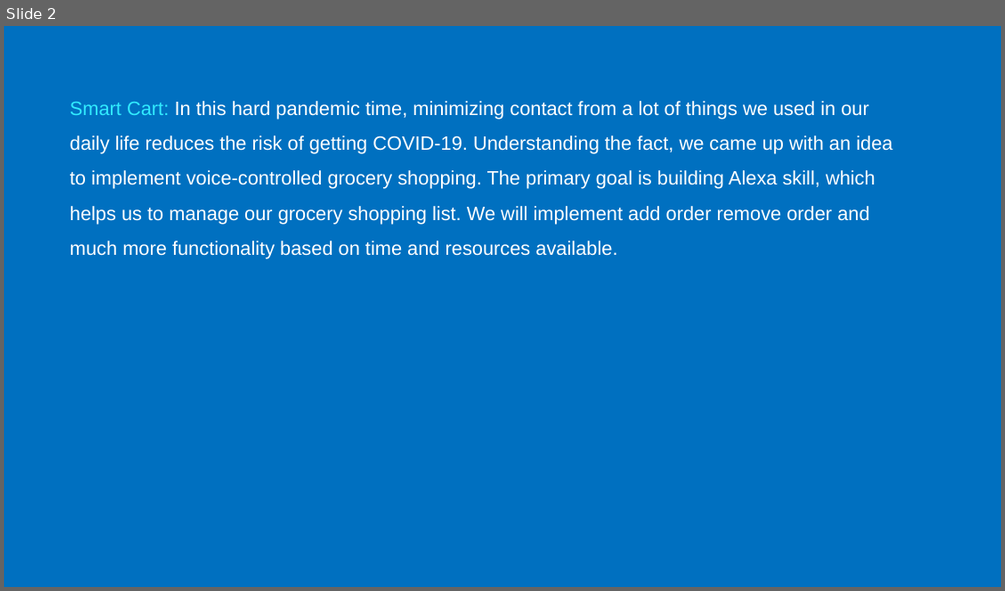
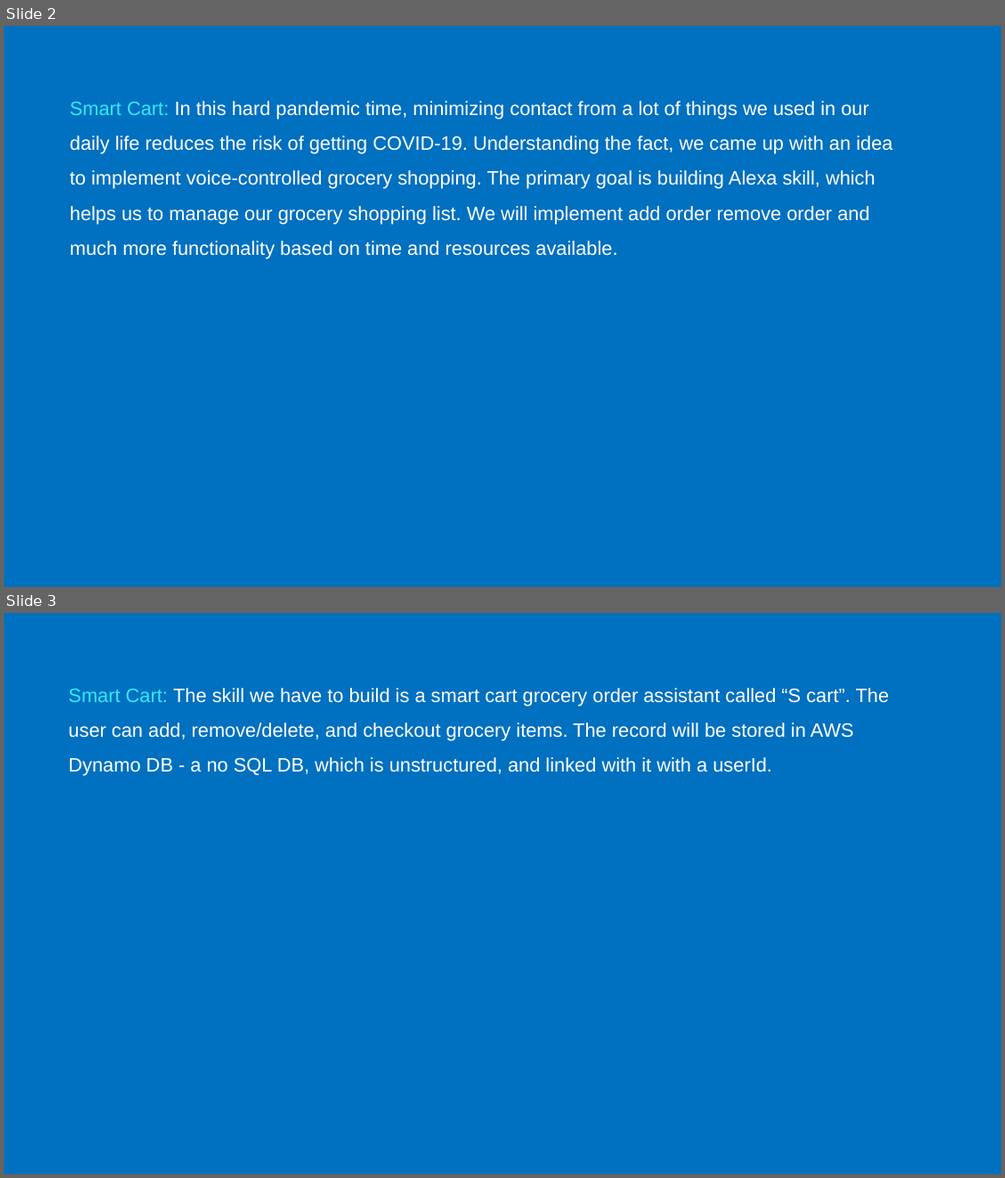
Before and after one commit to simulationpoint/cs442IoTProject, a slide deck: CS442IoTProject .pptx. Shown one above the other, each under a label of ours: slide 2 before the commit, slides 2 and 3 after it. The pictures are 1005x591 and 1005x1178 pixels, drawn with LibreOffice and Linux fonts; fonts in the diff are those of the drawing. Boxes give left, top, right and bottom in pixels: in the first picture for what was removed or moved away, otherwise in the second. Text is boxed around its words. In the diff, an @@ line names an element or a change of style, - is before the commit and + after.

```diff
--- a/CS442IoTProject .pptx
+++ b/CS442IoTProject .pptx
@@ slide 3 added at <box>4,613,1001,1174</box>, background #0070C0 @@
@@ text added at <box>68,688,890,776</box>, 14 pt, text #FFFFFF @@
+Smart Cart: The skill we have to build is a smart cart grocery order assistant called “S cart”. The user can add, remove/delete, and checkout grocery items. The record will be stored in AWS Dynamo DB - a no SQL DB, which is unstructured, and linked with it with a userId.
```
